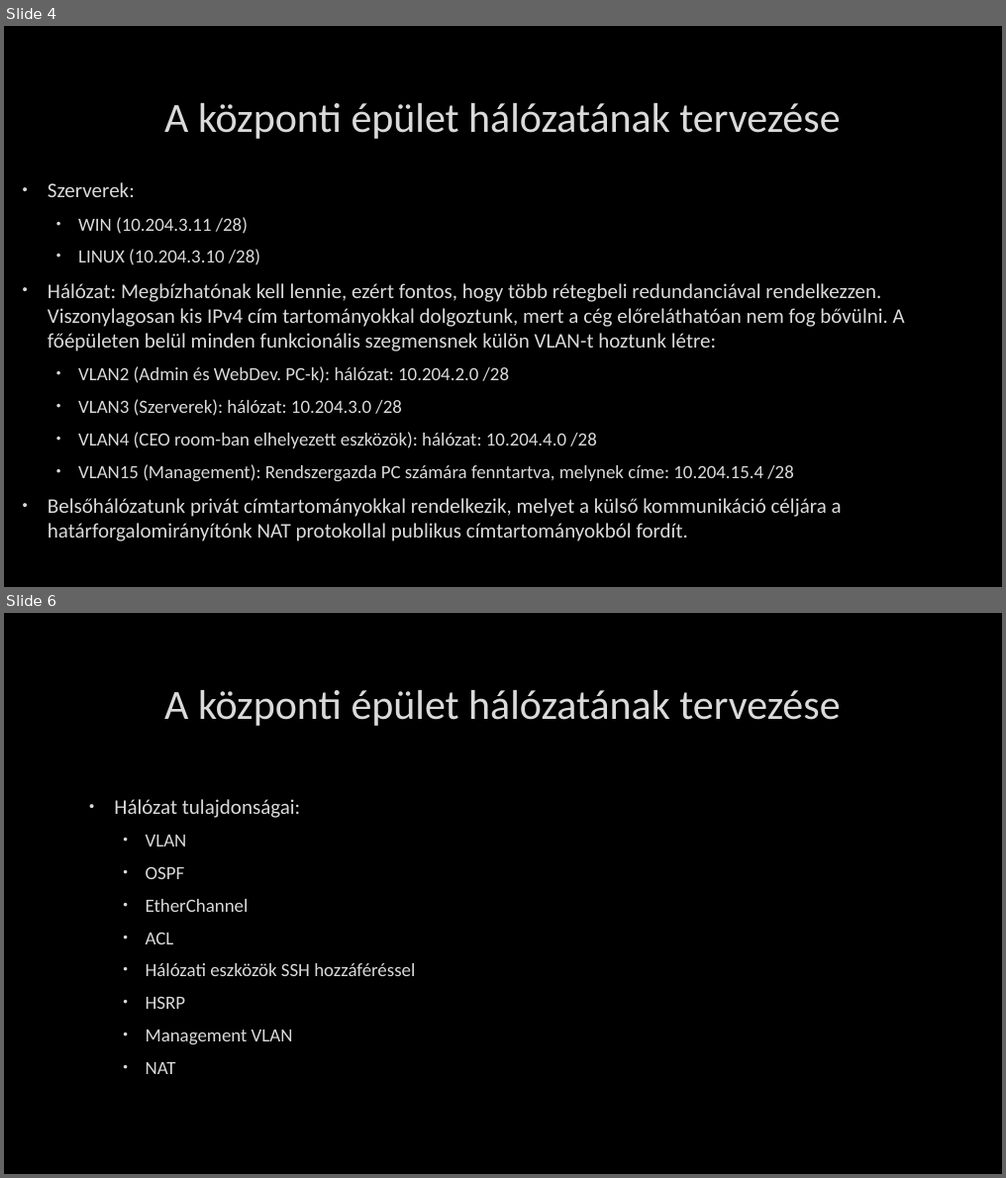
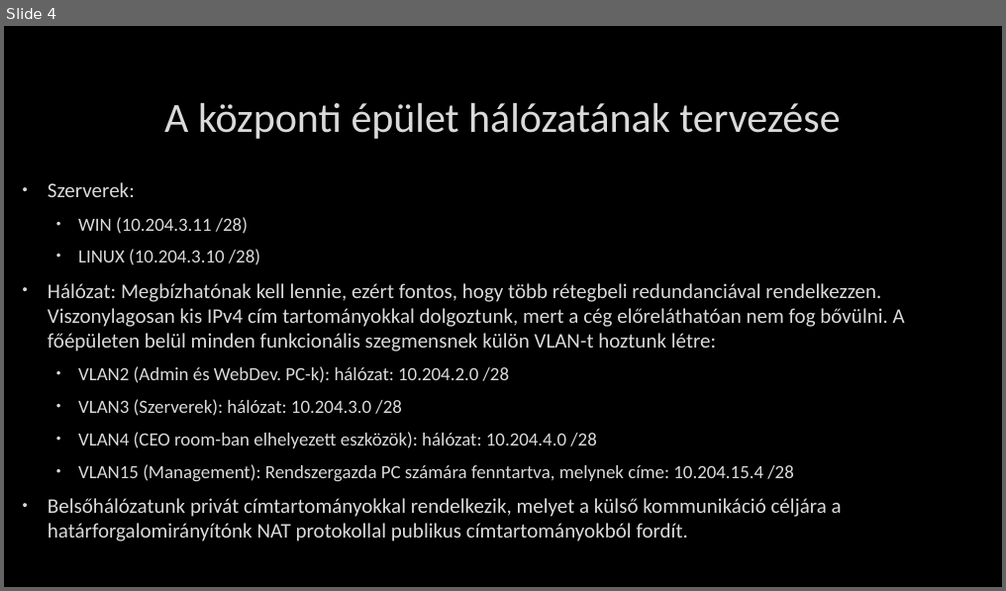
Before and after one commit to lacikartik88/IKT-projektmunka-II, a slide deck: Védéshez.pptx. Shown one above the other, each under a label of ours: slides 4 and 6 before the commit, slide 4 after it; the slides between them are not shown. The pictures are 1006x1178 and 1006x591 pixels, drawn with LibreOffice and Linux fonts; fonts in the diff are those of the drawing; background and template pictures are left out. Boxes give left, top, right and bottom in pixels: in the first picture for what was removed or moved away, otherwise in the second. Text is boxed around its words. In the diff, an @@ line names an element or a change of style, - is before the commit and + after.

```diff
--- a/Védéshez.pptx
+++ b/Védéshez.pptx
@@ slide 6 removed at <box>4,613,1002,1174</box>, background picture (left out) @@
@@ title removed at <box>164,690,840,726</box> @@
-A központi épület hálózatának tervezése
@@ text removed at <box>114,799,415,1074</box> @@
-• Hálózat tulajdonságai:
-  • VLAN
-  • OSPF
-  • EtherChannel
-  • ACL
-  • Hálózati eszközök SSH hozzáféréssel
-  • HSRP
-  • Management VLAN
-  • NAT
```
Also in this commit, not shown: 1 slide changed, 3 slides added.
